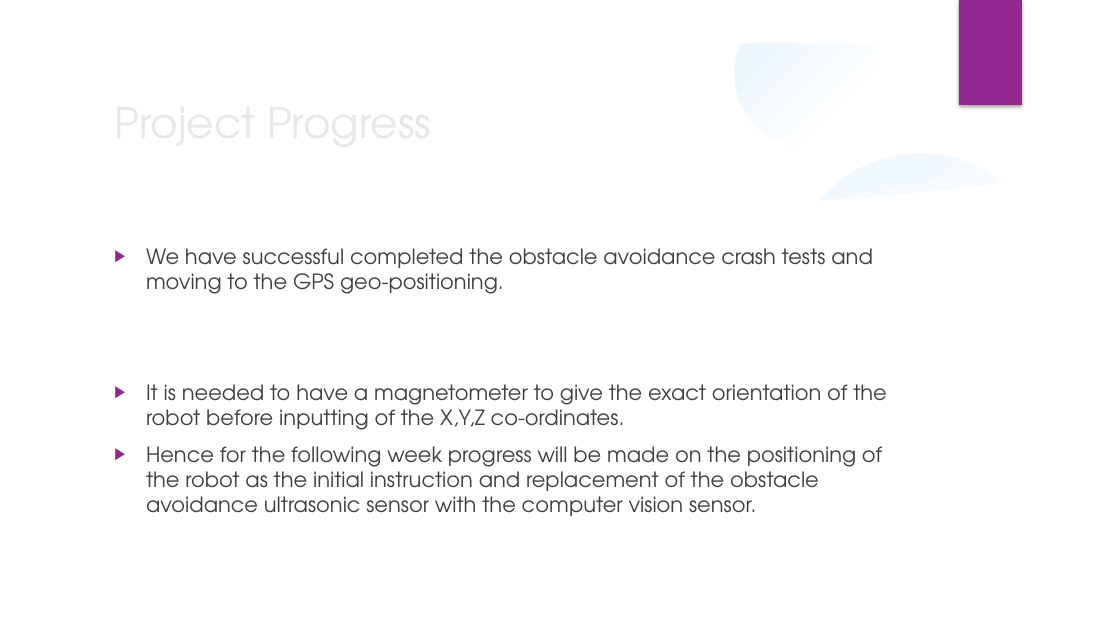
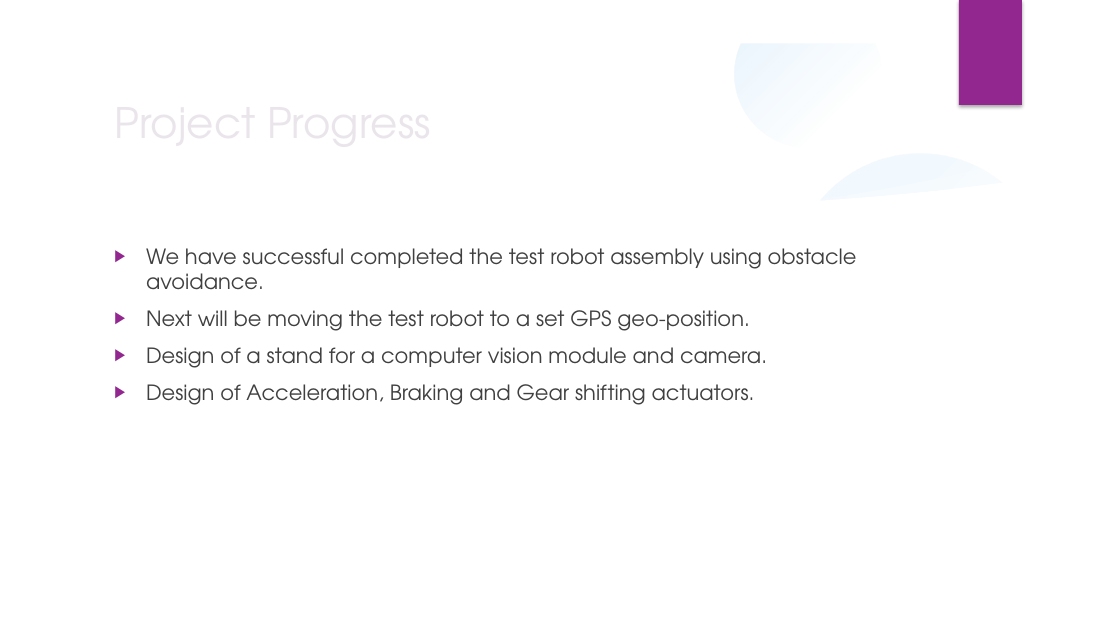
Before and after one commit to Eunice-Orenge/internship2023, a slide deck: slide 4 of navigation/jibebe_week_two_progress.pptx. Drawn at 1120x630 pixels with LibreOffice and Linux fonts; fonts in the diff are those of the drawing; background and template pictures are left out. Boxes give left, top, right and bottom in pixels: in the first picture for what was removed or moved away, otherwise in the second. Text is boxed around its words. In the diff, an @@ line names an element or a change of style, - is before the commit and + after.

```diff
--- a/navigation/jibebe_week_two_progress.pptx
+++ b/navigation/jibebe_week_two_progress.pptx
@@ text at (x1=146, y1=248, x2=857, y2=405): text changed @@
-▶ We have successful completed the obstacle avoidance crash tests and moving to the GPS geo-positioning.
-▶ It is needed to have a magnetometer to give the exact orientation of the robot before inputting of the X,Y,Z co-ordinates.
-▶ Hence for the following week progress will be made on the positioning of the robot as the initial instruction and replacement of the obstacle avoidance ultrasonic sensor with the computer vision sensor.
+▶ We have successful completed the test robot assembly using obstacle avoidance.
+▶ Next will be moving the test robot to a set GPS geo-position.
+▶ Design of a stand for a computer vision module and camera.
+▶ Design of Acceleration, Braking and Gear shifting actuators.
```
Also in this commit, not shown: 1 slide added.
